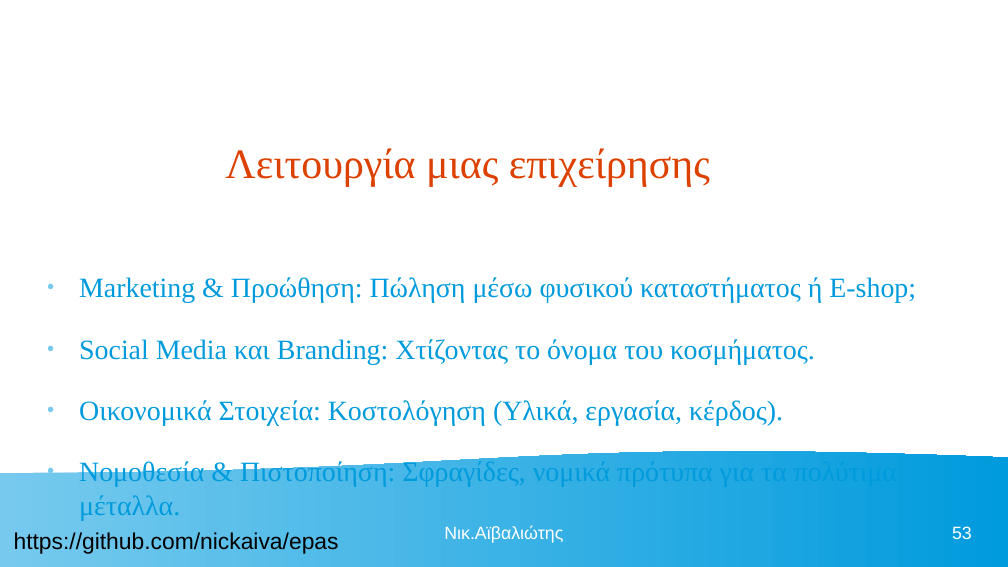
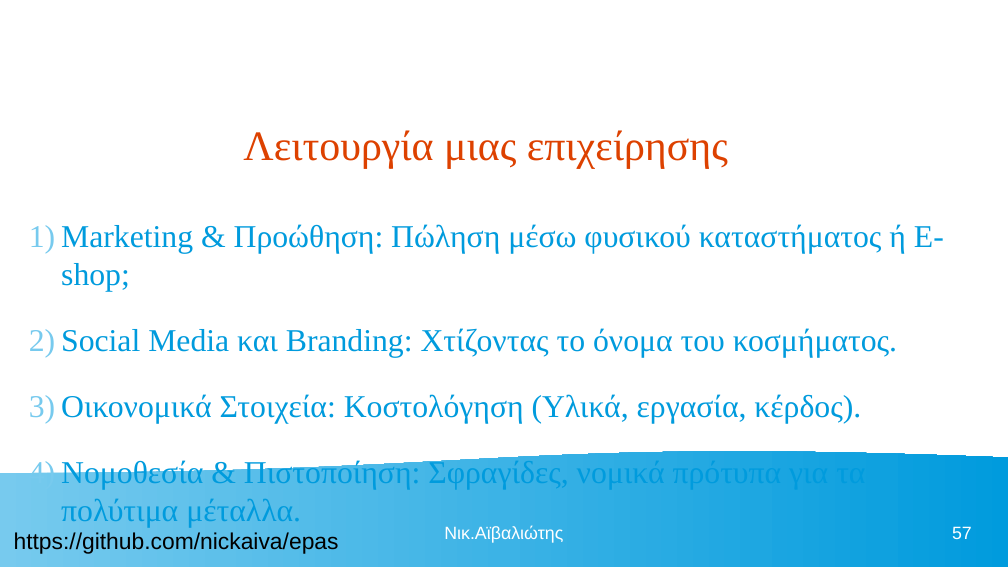
Before and after one commit to nickaiva/epas, a slide deck: slide 57 of ΠΕΡΙΒΑΛΛΟΝ ΕΡΓΑΣΙΑΣ.odp (slide 53 before the commit). Drawn at 1008x567 pixels with LibreOffice and Linux fonts; fonts in the diff are those of the drawing. Boxes give left, top, right and bottom in pixels: in the first picture for what was removed or moved away, otherwise in the second. Text is boxed around its words. In the diff, an @@ line names an element or a change of style, - is before the commit and + after.

```diff
--- a/ΠΕΡΙΒΑΛΛΟΝ ΕΡΓΑΣΙΑΣ.odp
+++ b/ΠΕΡΙΒΑΛΛΟΝ ΕΡΓΑΣΙΑΣ.odp
@@ title "Λειτουργία μιας επιχείρησης" moved from (x1=225, y1=148, x2=710, y2=186) to (x1=243, y1=130, x2=728, y2=168) @@
@@ text "Marketing & Προώθηση: Πώληση μέσω ..." moved from (x1=79, y1=277, x2=916, y2=520) to (x1=61, y1=224, x2=944, y2=527) @@
@@ text "Marketing & Προώθηση: Πώληση μέσω ..." at (x1=61, y1=224, x2=944, y2=527): size 22 to 25 pt; bullet ● to 1) @@
@@ page number at (x1=952, y1=526, x2=972, y2=539): text changed @@
-53
+57
```
Also in this commit, not shown: 2 other slides changed, 7 slides added, 1 other file.
